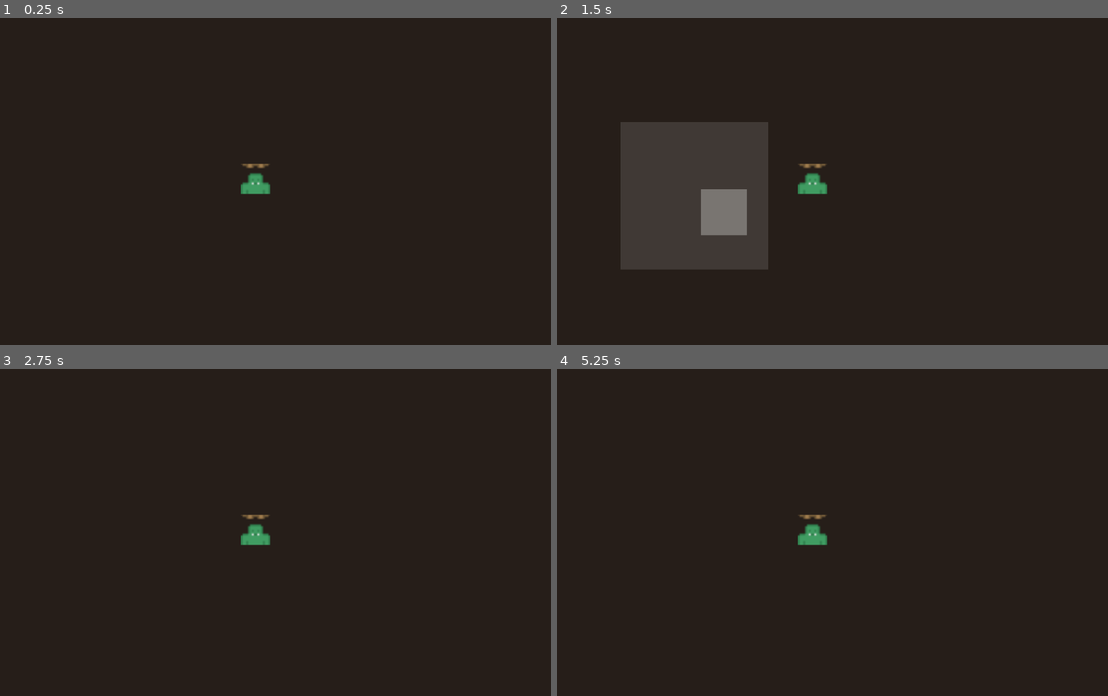
Above: before the commit, frames 1-4 (two rows, left to right).
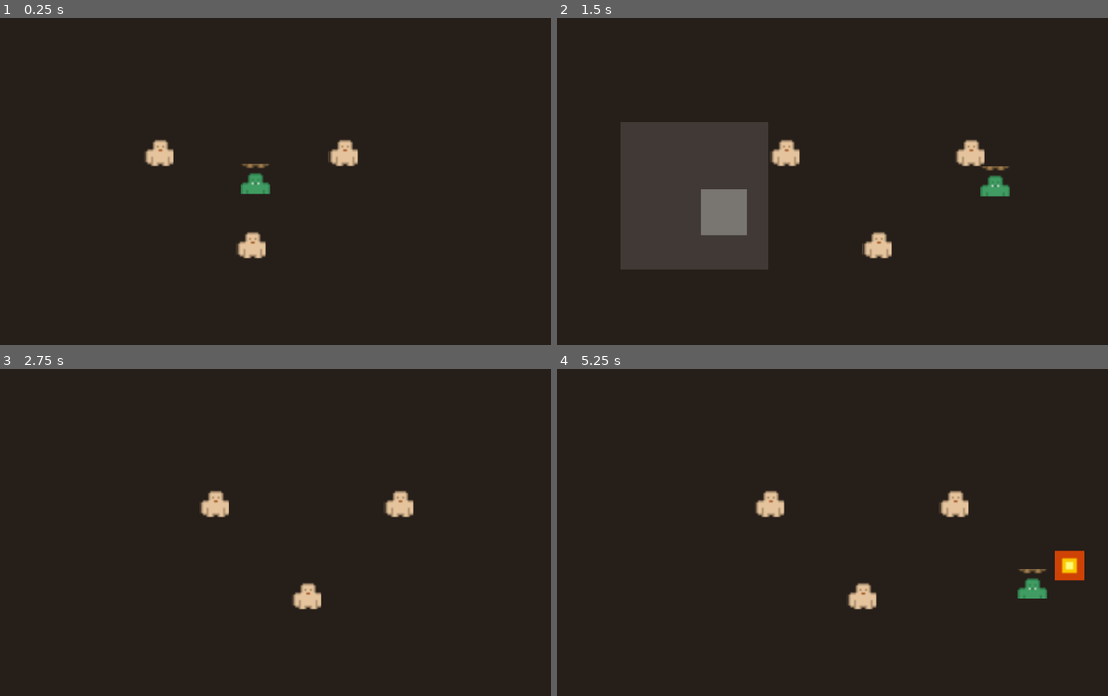
Above: after the commit, the same moments.

Repository: dcsepke-byte/slime-survivor
Game: Godot game, scene res://scenes/main.tscn
Same seed, same stepped clock (60 frames per second), same inputs: the game is played once before the commit and once after it.
Inputs (mouse positions are in pixels of both pictures, inside the frame that each line leads up to):
- Up to frame 1 (0.25 s): no input
- Up to frame 2 (1.5 s): move the mouse to (942, 161) at 0.52 s; hold Right (ui_right) 0.53-1.25 s; hold Shift 0.53-1.25 s; click (942, 161) at 0.67 s; tap Space at 0.77 s; drag from (694, 194) to (782, 246) at 1.27 s
- Up to frame 3 (2.75 s): move the mouse to (314, 457) at 2.02 s; hold Right (ui_right) from 2.03 s (still down); hold Shift from 2.03 s (still down)
- Up to frame 4 (5.25 s): release Right (ui_right) at 2.75 s; release Shift at 2.75 s; drag from (782, 597) to (634, 480) at 2.77 s; move the mouse to (992, 578) at 3.52 s; hold Left (ui_left) 3.53-4.25 s; hold Shift 3.53-4.25 s; tap Space at 3.77 s; drag from (634, 480) to (722, 447) at 4.27 s; move the mouse to (843, 529) at 5.02 s; hold Down (ui_down) from 5.03 s (still down); hold Shift from 5.03 s (still down); click (843, 529) at 5.17 s

The runs differ from the first frame. In frame 1, 1.0% of the frame differs, in the area x 26-66%, y 37-74%; in frame 2, 1.7%; in frame 3, 1.4%; in frame 4, 2.2%, in the area x 36-96%, y 37-74%.
Error before the commit: Parse Error: Cannot infer the type of "mov" variable because the value doesn't have a set type. (res://scripts/player.gd:59)

Commit message:
fix: Joystick ohne Touch-Index — simpler, robuster

Diff:
--- a/scripts/mobile_ui.gd
+++ b/scripts/mobile_ui.gd
@@ -1,10 +1,9 @@
 extends CanvasLayer
-## Mobile Touch-Steuerung mit Multi-Touch und Screen-Zonen
+## Mobile Touch-Steuerung — simpel & robust
 
-var joystick_id := -1
-var joystick_center := Vector2.ZERO
+var active := false
+var start_pos := Vector2.ZERO
 var movement := Vector2.ZERO
-
 var fire_queued := false
 var dash_queued := false
 
@@ -24,32 +23,32 @@
 	if event is InputEventScreenTouch:
 		if event.pressed:
 			if event.position.x < half:
-				# Joystick starten
-				joystick_id = event.index
-				joystick_center = event.position
-				bg.position = joystick_center - Vector2(80, 80)
+				active = true
+				start_pos = event.position
+				bg.position = start_pos - Vector2(80, 80)
+				knob.position = start_pos - Vector2(25, 25)
 				bg.visible = true
-				knob.position = joystick_center - Vector2(25, 25)
 				knob.visible = true
 			else:
-				# Aktion: rechts oben = Feuer, rechts unten = Dash
 				if event.position.y < vs.y * 0.5:
 					fire_queued = true
 				else:
 					dash_queued = true
 		else:
-			if event.index == joystick_id:
-				joystick_id = -1
+			# JEDES Loslassen auf linker Seite deaktiviert
+			if event.position.x < half:
+				active = false
 				bg.visible = false
 				knob.visible = false
 				movement = Vector2.ZERO
 
-	elif event is InputEventScreenDrag and event.index == joystick_id:
-		var offset: Vector2 = event.position - joystick_center
-		if offset.length() > 80:
-			offset = offset.normalized() * 80
-		knob.position = joystick_center + offset - Vector2(25, 25)
-		movement = offset / 80.0
+	elif event is InputEventScreenDrag:
+		if active:
+			var off: Vector2 = event.position - start_pos
+			if off.length() > 80:
+				off = off.normalized() * 80
+			knob.position = start_pos + off - Vector2(25, 25)
+			movement = off / 80.0
 
 
 func get_movement() -> Vector2:
--- a/scripts/player.gd
+++ b/scripts/player.gd
@@ -56,7 +56,7 @@
 
 	var dir := Vector2.RIGHT
 	if mobile:
-		var mov := mobile.get_movement()
+		var mov: Vector2 = mobile.get_movement()
 		if mov != Vector2.ZERO:
 			dir = mov.normalized()
 	else:
Not shown, added: build/web/index.apple-touch-icon.png.import
Not shown, added: build/web/index.icon.png.import
Not shown, added: build/web/index.png.import
Not shown, changed: build/web/index.html
Not shown, changed: build/web/index.pck
